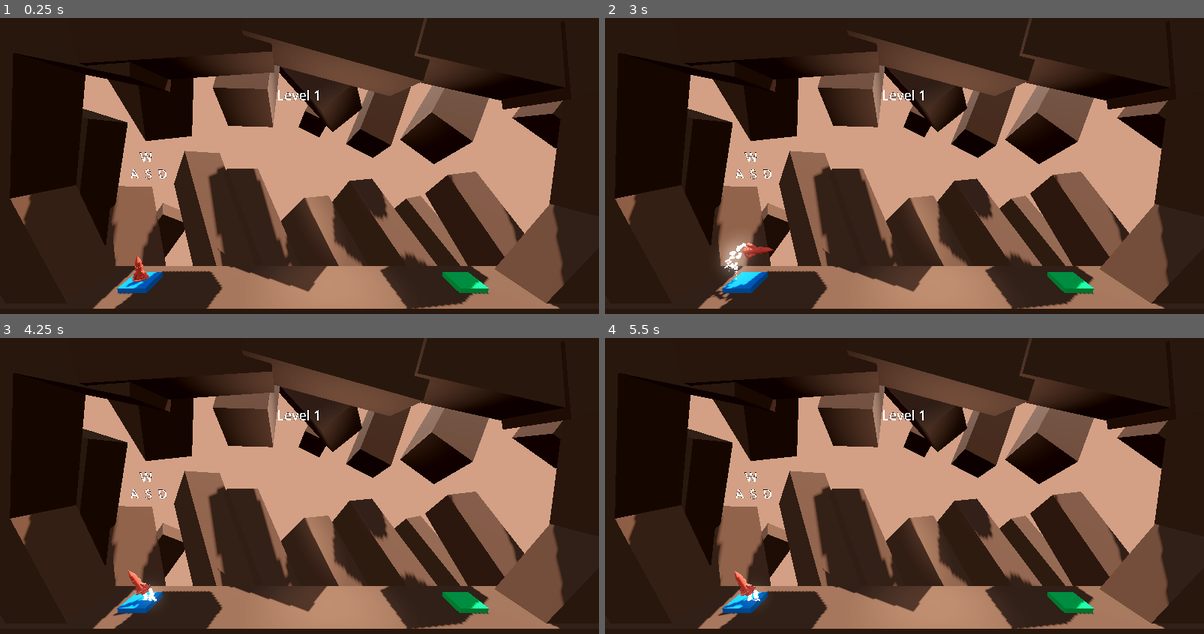
Above: before the commit, frames 1-4 (two rows, left to right).
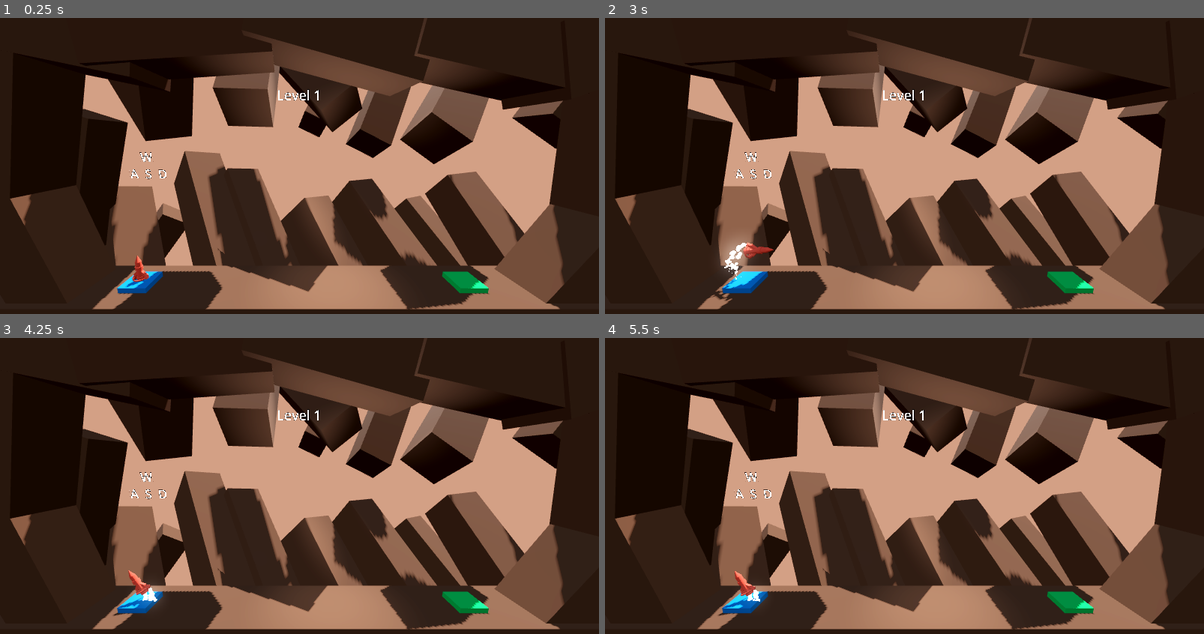
Above: after the commit, the same moments.

Repository: fFukurou/Project-Boost
Game: Godot game, scene res://Level/level1.tscn
Same seed, same stepped clock (60 frames per second), same inputs: the game is played once before the commit and once after it.
Inputs:
- Up to frame 1 (0.25 s): no input
- Up to frame 2 (3 s): tap Enter at 0.5 s; hold D (rotate_right) 0.53-1.28 s; hold Space (boost) 0.53-1.28 s; tap 1 (jumpTo1) at 0.77, 1.52 s; hold A (rotate_left) 1.28-2.03 s; tap Space (boost) at 1.35, 2.85 s; tap R (restart) at 2 s; hold Space (boost) 2.03-2.78 s; hold D (rotate_right) from 2.03 s (still down)
- Up to frame 3 (4.25 s): tap 1 (jumpTo1) at 3.02, 3.77 s; tap R (restart) at 3.5 s; release D (rotate_right) at 3.53 s; hold A (rotate_left) from 3.53 s (still down); hold Space (boost) from 3.53 s (still down)
- Up to frame 4 (5.5 s): keep holding A (rotate_left); release Space (boost) at 4.28 s; tap Space (boost) at 4.35 s; tap 1 (jumpTo1) at 4.52 s; tap R (restart) at 5 s; hold Space (boost) from 5.03 s (still down)

The runs differ from the first frame. In frame 1, 1.2% of the frame differs, in the area x 1-95%, y 9-99%; in frame 2, 1.2%; in frame 3, 1.2%; in frame 4, 1.2%.

Commit message:
added image to README.md, added anti aliasing

Diff:
--- a/project.godot
+++ b/project.godot
@@ -98,3 +98,7 @@
 "events": [Object(InputEventKey,"resource_local_to_scene":false,"resource_name":"","device":-1,"window_id":0,"alt_press …(191 unchanged characters)…
 ]
 }
+
+[rendering]
+
+anti_aliasing/quality/msaa_3d=2
Binary file added: image.png
Not shown, changed: ProjectBoost.exe
Not shown, changed: README.md
